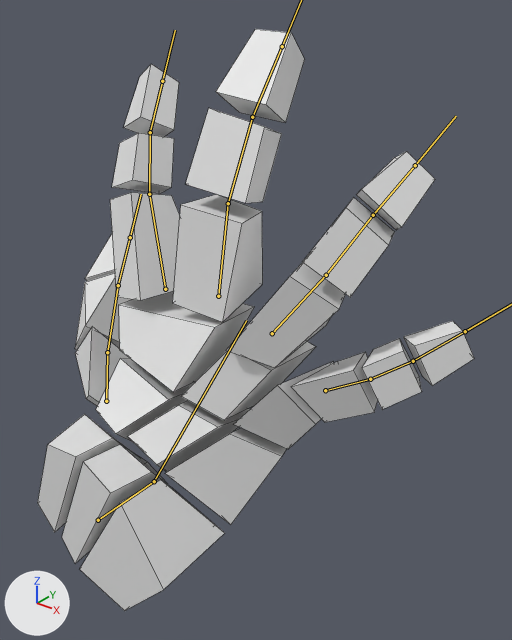
One commit to the FBX model Assets/Models/hand.fbx: the scene before it, then after it.
Before and after are seen from a 50 mm camera at (0.169, -0.14, 0.179) aimed at (0.012, 0.057, 0.057). Every picture has the same lights, and +X, +Y and +Z are marked at lower left. Both versions are drawn at frame 38 of the action 'Armature|Idle_Portal'; the numbers are the values there. The bones that bend it are drawn over the model as lines. Mesh edges are drawn as thin lines.
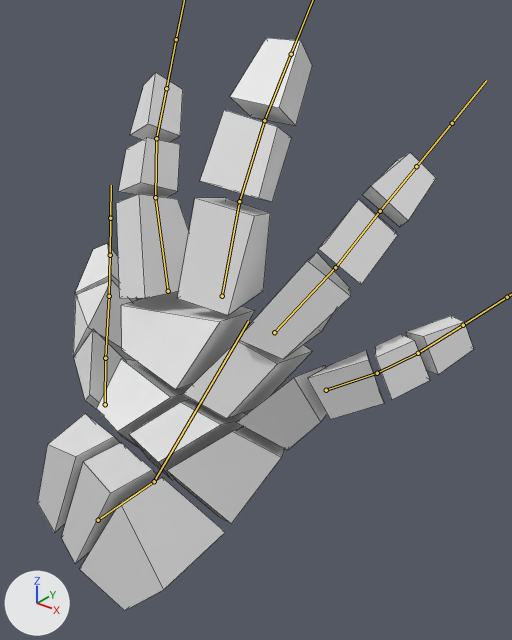
Changed parts and their boxes [x1, y1, x2, y2] in the pictures (512 x 640 px):
'Cube', posed
    before: [38, 29, 474, 611]
    after: [38, 38, 474, 611]
bone 'Bone', root to tip
    before: (154, 481) to (246, 320)
    after: (154, 481) to (248, 321)
bone 'Bone.001', root to tip
    before: (165, 289) to (149, 194)
    after: (168, 291) to (155, 197)
bone 'Bone.002', root to tip
    before: (149, 194) to (150, 132)
    after: (155, 197) to (156, 138)
bone 'Bone.003', root to tip
    before: (150, 132) to (162, 81)
    after: (156, 138) to (166, 88)
bone 'Bone.004', root to tip
    before: (218, 296) to (228, 203)
    after: (222, 296) to (239, 201)
bone 'Bone.005', root to tip
    before: (228, 203) to (252, 117)
    after: (239, 201) to (264, 120)
bone 'Bone.006', root to tip
    before: (252, 117) to (282, 46)
    after: (264, 120) to (291, 54)
bone 'Bone.007', root to tip
    before: (272, 333) to (326, 275)
    after: (274, 332) to (335, 267)
bone 'Bone.008', root to tip
    before: (326, 275) to (373, 215)
    after: (335, 267) to (380, 211)
bone 'Bone.009', root to tip
    before: (373, 215) to (415, 165)
    after: (380, 211) to (416, 166)
bone 'Bone.010', root to tip
    before: (325, 390) to (370, 379)
    after: (326, 390) to (377, 373)
bone 'Bone.011', root to tip
    before: (370, 379) to (413, 361)
    after: (377, 373) to (418, 353)
bone 'Bone.012', root to tip
    before: (413, 361) to (465, 331)
    after: (418, 353) to (463, 325)
bone 'Bone.014', root to tip
    before: (107, 352) to (118, 285)
    after: (105, 358) to (109, 296)
bone 'Bone.015', root to tip
    before: (118, 285) to (130, 237)
    after: (109, 296) to (110, 255)

What the commit changed:
Bone 'Bone' (bone_bone) turns from (17, 6, -53) to (18, 5, -50) degrees about its own x, y and z.
Bone 'Bone.001' (bone_bone_001) turns from (39, -26, -36) to (39, -26, -35) degrees about its own x, y and z.
Bone 'Bone.002' (bone_bone_002) turns from (3, 1, -15) to (3, 1, -16) degrees about its own x, y and z.
Bone 'Bone.003' (bone_bone_003) turns from (-1, 0, 0) to (-1, 0, -4) degrees about its own x, y and z.
Bone 'Bone.004' (bone_bone_004) turns from (16, -3, -39) to (15, -5, -34) degrees about its own x, y and z.
Bone 'Bone.005' (bone_bone_005) turns from (0, -1, 0) to (0, -1, -5) degrees about its own x, y and z.
Bone 'Bone.006' (bone_bone_006) turns from (0, -5, -4) to (1, -5, -7) degrees about its own x, y and z.
Bone 'Bone.007' (bone_bone_007) turns from (-5, 3, -43) to (-5, 4, -31) degrees about its own x, y and z.
Bone 'Bone.008' (bone_bone_008) turns from (0, 0, -5) to (0, 0, -8) degrees about its own x, y and z.
Bone 'Bone.009' (bone_bone_009) turns from (0, 0, 12) to (0, 0, 4) degrees about its own x, y and z.
Bone 'Bone.010' (bone_bone_010) turns from (-28, -11, -32) to (-29, -3, -18) degrees about its own x, y and z.
Bone 'Bone.011' (bone_bone_011) turns from (0, 0, -5) to (0, 0, -8) degrees about its own x, y and z.
Bone 'Bone.012' (bone_bone_012) turns from (0, 0, 10) to (0, 0, 5) degrees about its own x, y and z.
Bone 'Bone.014' (bone_bone_014) turns from (1, -5, -8) to (6, -5, -8) degrees about its own x, y and z.
Bone 'Bone.015' (bone_bone_015) turns from (1, -3, -3) to (9, -3, -3) degrees about its own x, y and z.
